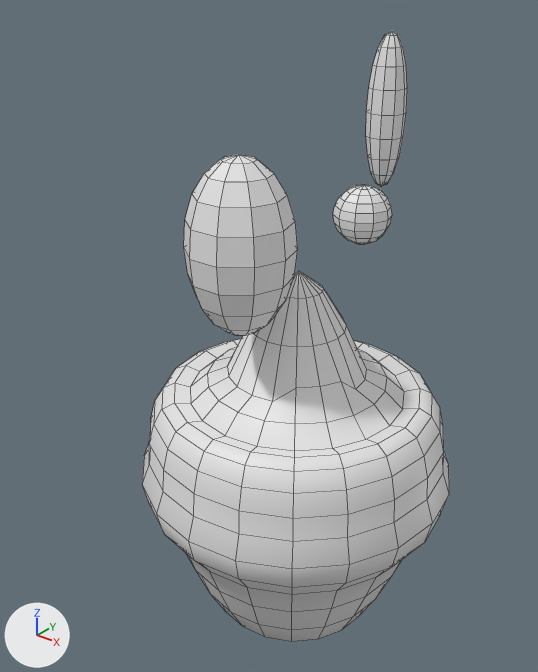
One commit to the OBJ model resources/particles/Soda_2.obj: the scene before it, then after it.
Before and after are seen from a 50 mm camera at (0.231, -0.316, 0.284) aimed at (-0.009, -0.015, 0.097). The lights are fixed; the arrows at lower left show +X, +Y and +Z. Mesh edges are drawn as thin lines. Where no turn or scale is listed for an object, it has been applied to the vertices.

Objects in the first picture: 'Soda_2'.
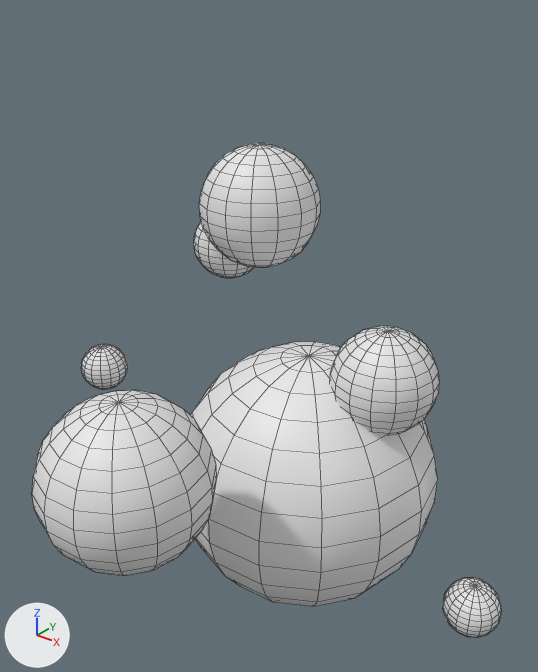
Edits to the bpy script that builds the scene:
```text
Change me_soda_2:
    where me_soda_2.from_pydata(...)  # 658 vertices, 700 faces; spans x -0.096..0.096, y -0.096..0.096, z -0.138..0.259
    used by ob_soda_2; location = (0.0, 0.0, 0.0)
    me_soda_2 part 1: a new loose piece, a UV sphere (15 segments, 15 rings, poles along z) spanning x -0.08..0.084, y -0.072..0.093, z -0.089..0.078
    me_soda_2 part 2: a new loose piece, a UV sphere (15 segments, 15 rings, poles along z) spanning x -0.04..0.043, y -0.177..-0.092, z 0.028..0.113
    me_soda_2 part 3: a new loose piece, a UV sphere (15 segments, 15 rings, poles along z) spanning x 0.103..0.136, y 0.001..0.034, z -0.073..-0.039
    me_soda_2 part 4: a new loose piece, a UV sphere (15 segments, 15 rings, poles along z) spanning x 0.019..0.08, y -0.013..0.048, z 0.043..0.106
    me_soda_2 part 5: a new loose piece, a UV sphere (15 segments, 15 rings, poles along z) spanning x -0.12..-0.039, y 0.022..0.103, z 0.103..0.185
    me_soda_2 part 6: a new loose piece, a UV sphere (15 segments, 15 rings, poles along z) spanning x -0.135..-0.085, y 0.04..0.09, z 0.086..0.136
    me_soda_2 part 7: a new loose piece, a UV sphere (15 segments, 15 rings, poles along z) spanning x -0.152..-0.121, y -0.05..-0.02, z 0.028..0.059
    me_soda_2 part 8: the loose piece of 382 vertices spanning x -0.096..0.096, y -0.096..0.096, z -0.138..0.135 is deleted
    me_soda_2 part 9: the loose piece of 92 vertices spanning x 0.025..0.045, y 0.015..0.034, z 0.183..0.259 is deleted
    me_soda_2 part 10: the loose piece of 92 vertices spanning x -0.028..0.028, y -0.076..-0.022, z 0.115..0.208 is deleted
    me_soda_2 part 11: the loose piece of 92 vertices spanning x -0.018..0.018, y 0.047..0.082, z 0.134..0.17 is deleted
```

Where the change shows, as pixel boxes (x1, y1, x2, y2) in the pictures (538 x 672 px):
'Soda_2', reshaped (53% wider, 19% shorter)
    before: (142, 30, 449, 641)
    after: (32, 143, 502, 638)
part 1 of me_soda_2, added
    after: (191, 342, 438, 607)
part 2 of me_soda_2, added
    after: (32, 390, 217, 576)
part 3 of me_soda_2, added
    after: (443, 578, 502, 638)
part 4 of me_soda_2, added
    after: (330, 326, 440, 435)
part 5 of me_soda_2, added
    after: (199, 143, 321, 267)
part 6 of me_soda_2, added
    after: (194, 221, 254, 278)
part 7 of me_soda_2, added
    after: (81, 344, 128, 389)
part 8 of me_soda_2, deleted
    before: (142, 271, 449, 641)
part 9 of me_soda_2, deleted
    before: (366, 30, 407, 186)
part 10 of me_soda_2, deleted
    before: (184, 155, 298, 335)
part 11 of me_soda_2, deleted
    before: (333, 184, 392, 244)
